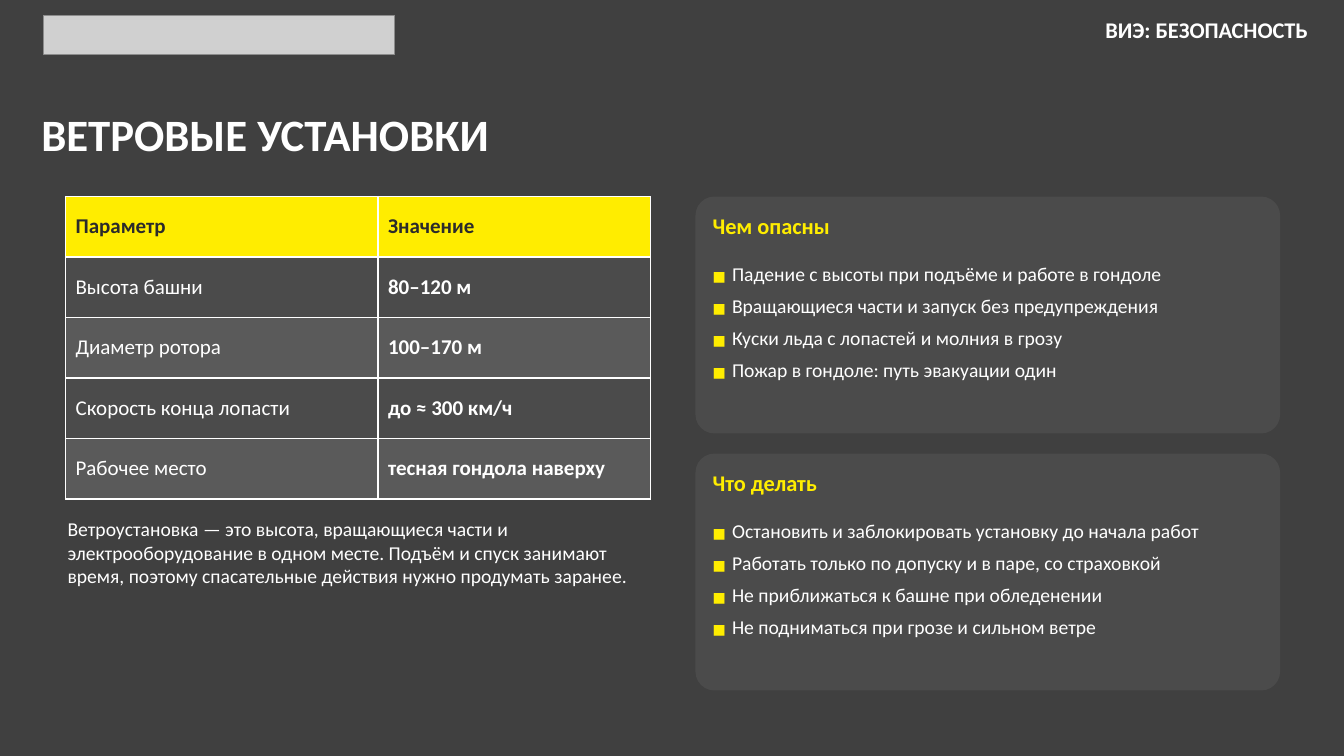
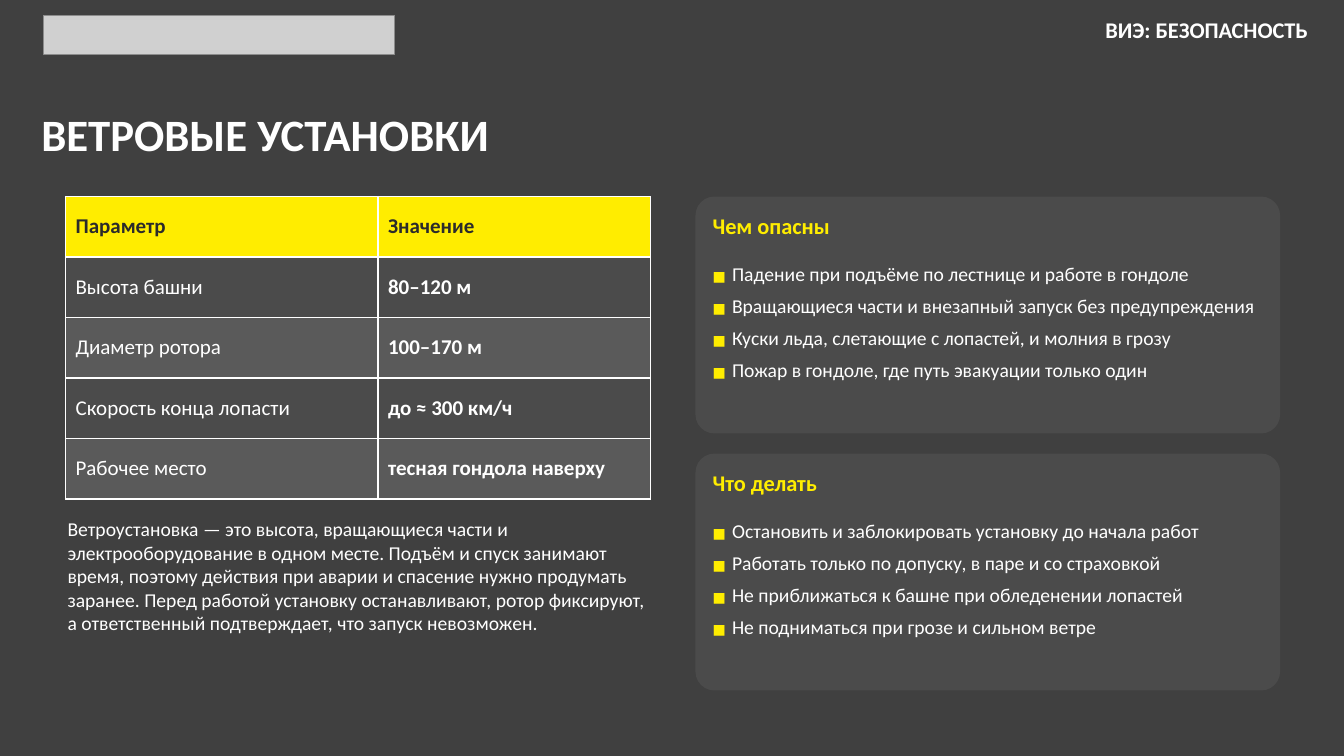
Before and after one commit to Goga288/the-rig, a slide deck: slide 5 of out/Безопасность_альтернативной_энергетики.pptx. Drawn at 1344x756 pixels with LibreOffice and Linux fonts; fonts in the diff are those of the drawing; grey boxes stand for pictures. Boxes give left, top, right and bottom in pixels: in the first picture for what was removed or moved away, otherwise in the second. Text is boxed around its words. In the diff, an @@ line names an element or a change of style, - is before the commit and + after.

```diff
--- a/out/Безопасность_альтернативной_энергетики.pptx
+++ b/out/Безопасность_альтернативной_энергетики.pptx
@@ text at (732,267,1254,380): text changed @@
-■ Падение с высоты при подъёме и работе в гондоле
-■ Вращающиеся части и запуск без предупреждения
-■ Куски льда с лопастей и молния в грозу
-■ Пожар в гондоле: путь эвакуации один
+■ Падение при подъёме по лестнице и работе в гондоле
+■ Вращающиеся части и внезапный запуск без предупреждения
+■ Куски льда, слетающие с лопастей, и молния в грозу
+■ Пожар в гондоле, где путь эвакуации только один
@@ text at (68,523,644,634): text changed @@
-Ветроустановка — это высота, вращающиеся части и электрооборудование в одном месте. Подъём и спуск занимают время, поэтому спасательные действия нужно продумать заранее.
+Ветроустановка — это высота, вращающиеся части и электрооборудование в одном месте. Подъём и спуск занимают время, поэтому действия при аварии и спасение нужно продумать заранее. Перед работой установку останавливают, ротор фиксируют, а ответственный подтверждает, что запуск невозможен.
@@ text at (732,556,1183,605): text changed @@
-■ Работать только по допуску и в паре, со страховкой
-■ Не приближаться к башне при обледенении
+■ Работать только по допуску, в паре и со страховкой
+■ Не приближаться к башне при обледенении лопастей
```
Also in this commit, not shown: 10 other slides changed, 3 slides added, 1 other file.
